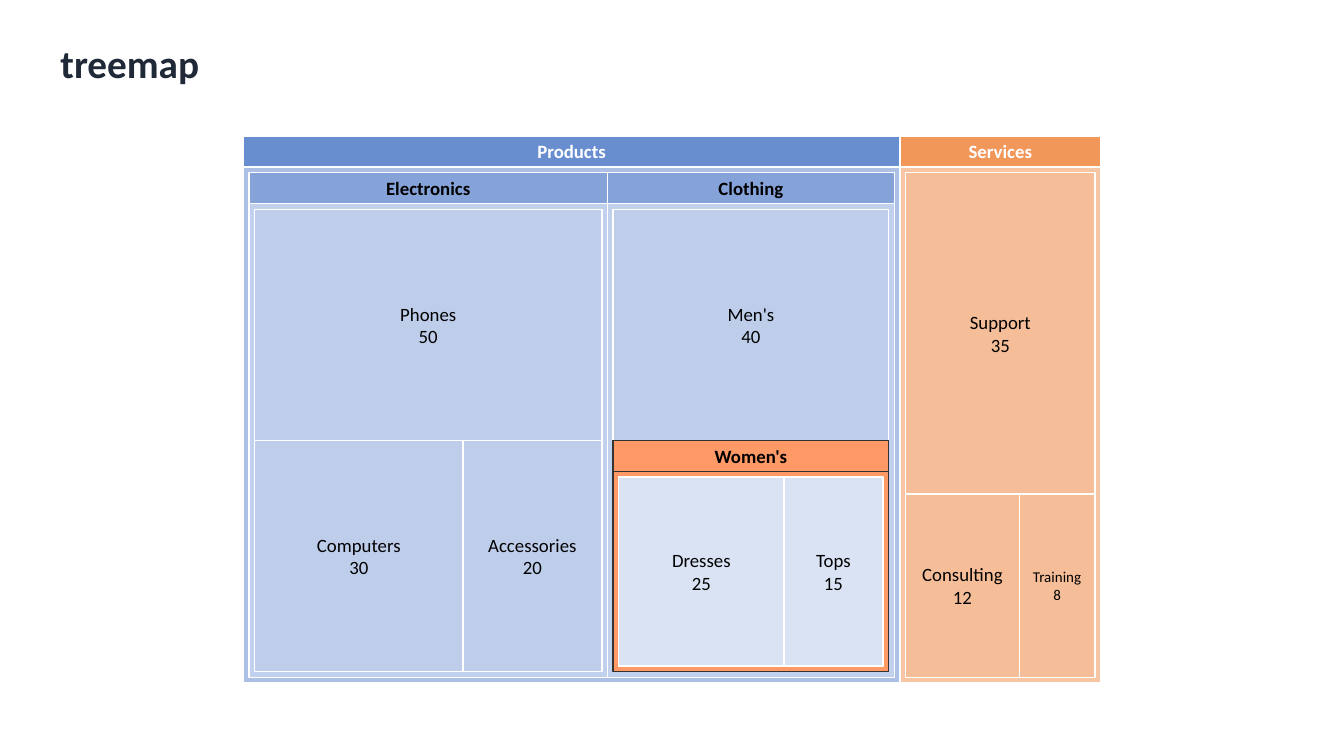
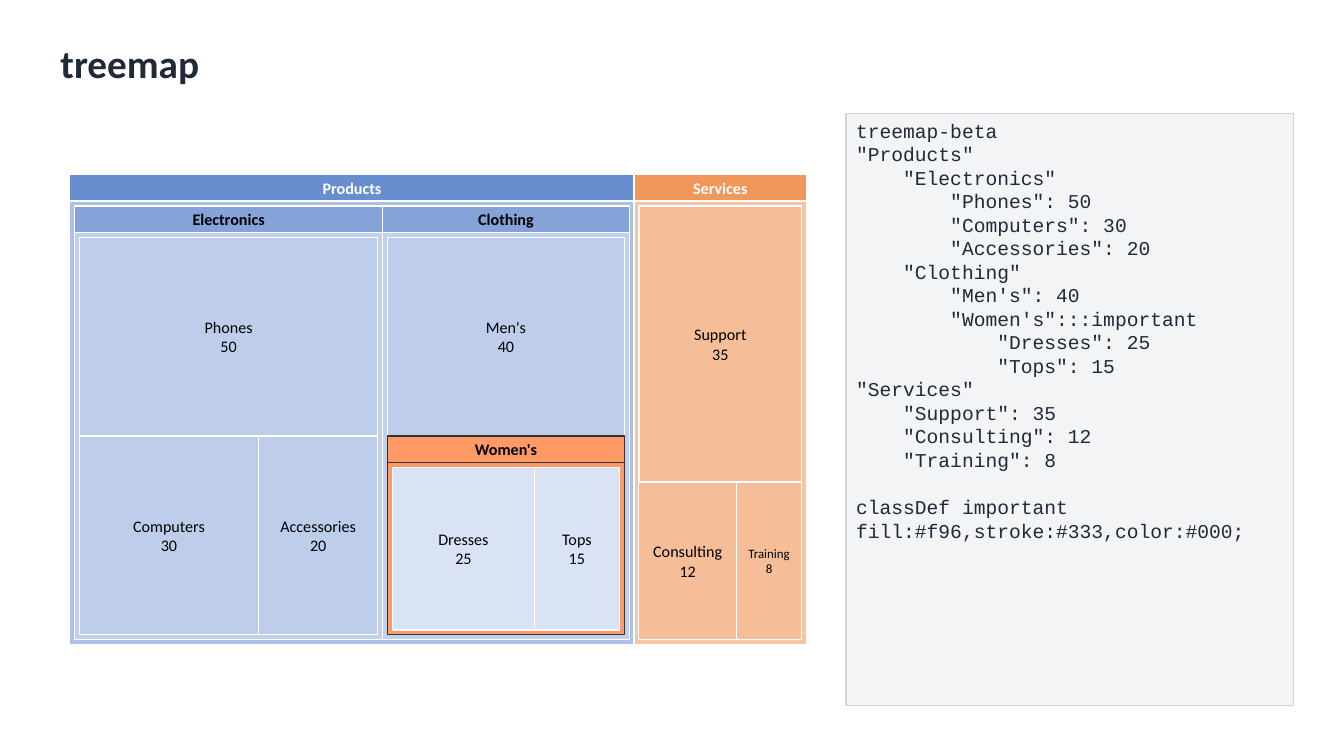
Before and after one commit to nicolasbridelance/md2nativedocx, a slide deck: slide 57 of test-corpus/word-verification/all-types-deck.pptx. Drawn at 1344x756 pixels with LibreOffice and Linux fonts; fonts in the diff are those of the drawing. Boxes give left, top, right and bottom in pixels: in the first picture for what was removed or moved away, otherwise in the second. Text is boxed around its words. In the diff, an @@ line names an element or a change of style, - is before the commit and + after.

```diff
--- a/test-corpus/word-verification/all-types-deck.pptx
+++ b/test-corpus/word-verification/all-types-deck.pptx
@@ rectangle added at box(846, 113, 1294, 706), fill #F3F4F6, outline #D1D5DB 0.75 pt, 14 pt, text #1F2937 @@
+treemap-beta
+"Products"
+"Electronics"
+"Phones": 50
+"Computers": 30
+"Accessories": 20
+"Clothing"
+"Men's": 40
+"Women's":::important
+"Dresses": 25
+"Tops": 15
+"Services"
+"Support": 35
+"Consulting": 12
+"Training": 8
+classDef important fill:#f96,stroke:#333,color:#000;
@@ rectangle "Products": place and size @@
-rectangle "Products" at box(243, 136, 899, 167)
+rectangle "Products" at box(70, 174, 634, 201)
@@ rectangle: place and size @@
-rectangle at box(243, 136, 899, 684)
+rectangle at box(70, 174, 634, 644)
@@ size 13.4 to 11.5 pt; outline #FFFFFF 1.01 pt to #FFFFFF 0.87 pt in 12 elements at box(80, 238, 378, 437), box(80, 437, 259, 635), box(258, 437, 377, 635), box(75, 206, 383, 232), box(388, 238, 625, 437), box(392, 468, 534, 630), box(70, 174, 634, 201), box(534, 468, 619, 630), box(639, 206, 802, 482), box(383, 206, 630, 232), box(639, 482, 737, 639), box(634, 174, 807, 201) @@
@@ rectangle "Services": place and size @@
-rectangle "Services" at box(900, 136, 1101, 167)
+rectangle "Services" at box(634, 174, 807, 201)
@@ outline #FFFFFF 1.01 pt to #FFFFFF 0.87 pt in 4 elements at box(70, 174, 634, 644), box(75, 206, 383, 639), box(383, 206, 630, 639), box(634, 174, 807, 644) @@
@@ rectangle: place and size @@
-rectangle at box(900, 136, 1101, 684)
+rectangle at box(634, 174, 807, 644)
@@ rectangle "Electronics": place and size @@
-rectangle "Electronics" at box(249, 172, 608, 204)
+rectangle "Electronics" at box(75, 206, 383, 232)
@@ rectangle: place and size @@
-rectangle at box(249, 172, 608, 678)
+rectangle at box(75, 206, 383, 639)
@@ rectangle "Clothing": place and size @@
-rectangle "Clothing" at box(608, 172, 895, 204)
+rectangle "Clothing" at box(383, 206, 630, 232)
@@ rectangle: place and size @@
-rectangle at box(608, 172, 895, 678)
+rectangle at box(383, 206, 630, 639)
@@ rectangle "Support": place and size @@
-rectangle "Support" at box(905, 172, 1095, 494)
+rectangle "Support" at box(639, 206, 802, 482)
@@ rectangle "Phones": place and size @@
-rectangle "Phones" at box(255, 210, 602, 441)
+rectangle "Phones" at box(80, 238, 378, 437)
@@ rectangle "Men's": place and size @@
-rectangle "Men's" at box(613, 210, 888, 441)
+rectangle "Men's" at box(388, 238, 625, 437)
@@ rectangle "Computers": place and size @@
-rectangle "Computers" at box(255, 441, 464, 671)
+rectangle "Computers" at box(80, 437, 259, 635)
@@ rectangle "Accessories": place and size @@
-rectangle "Accessories" at box(463, 441, 602, 671)
+rectangle "Accessories" at box(258, 437, 377, 635)
@@ rectangle "Women's": place and size @@
-rectangle "Women's" at box(613, 441, 888, 472)
+rectangle "Women's" at box(388, 437, 625, 463)
@@ rectangle "Women's" at box(388, 437, 625, 463): size 13.4 to 11.5 pt; outline #333333 1.01 pt to #333333 0.87 pt @@
@@ rectangle: place and size @@
-rectangle at box(613, 441, 888, 671)
+rectangle at box(388, 437, 625, 635)
@@ rectangle at box(388, 437, 625, 635): outline #333333 1.01 pt to #333333 0.87 pt @@
@@ rectangle "Dresses": place and size @@
-rectangle "Dresses" at box(619, 477, 784, 665)
+rectangle "Dresses" at box(392, 468, 534, 630)
@@ rectangle "Tops": place and size @@
-rectangle "Tops" at box(784, 477, 883, 665)
+rectangle "Tops" at box(534, 468, 619, 630)
@@ rectangle "Consulting": place and size @@
-rectangle "Consulting" at box(905, 494, 1019, 678)
+rectangle "Consulting" at box(639, 482, 737, 639)
@@ rectangle "Training": place and size @@
-rectangle "Training" at box(1019, 494, 1095, 678)
+rectangle "Training" at box(737, 482, 803, 639)
@@ rectangle "Training" at box(737, 482, 803, 639): size 10.7 to 9.2 pt; outline #FFFFFF 1.01 pt to #FFFFFF 0.87 pt @@
```
Also in this commit, not shown: 61 other slides changed, 42 other files.
